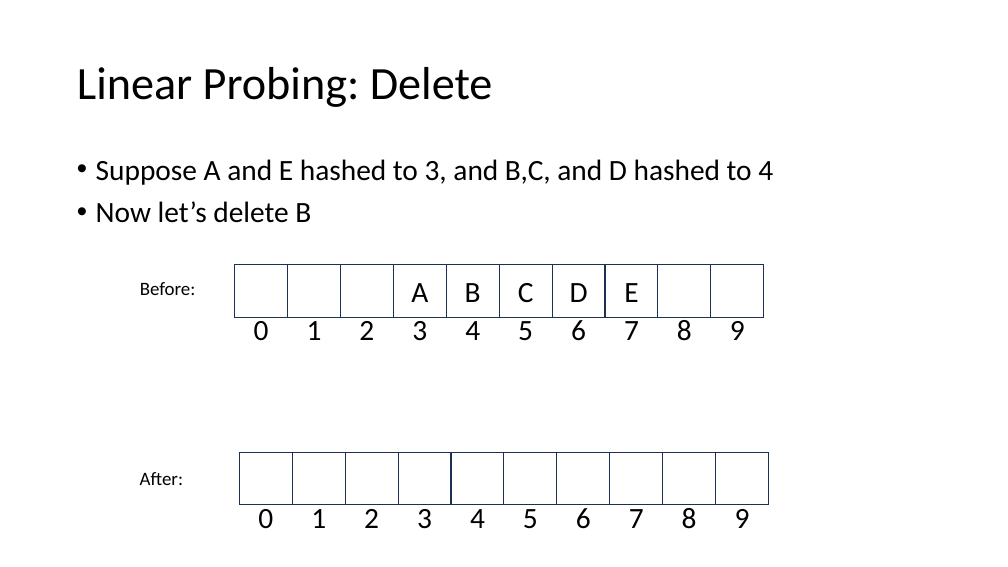
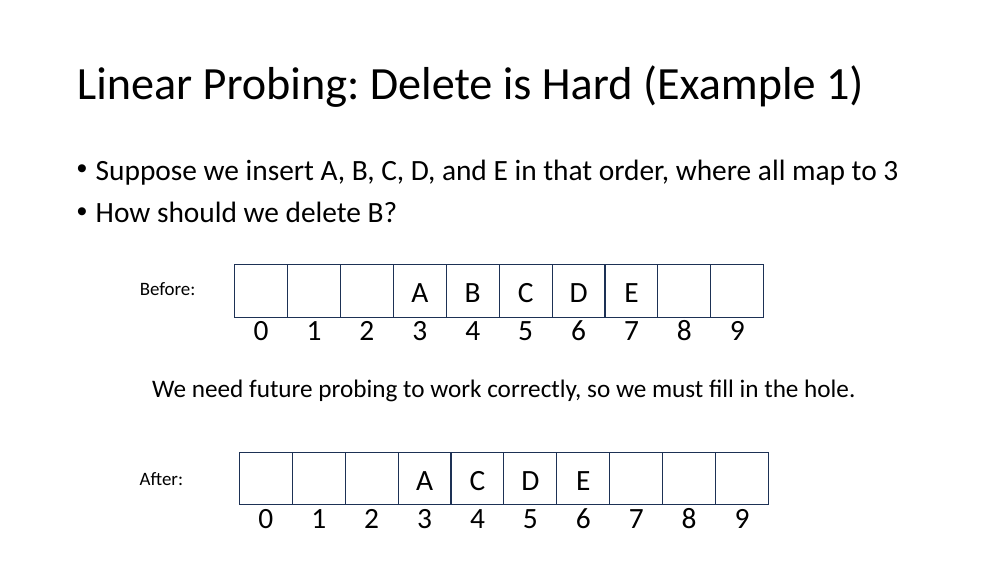
Before and after one commit to natebrunelle/cse332, a slide deck: slide 22 of demo_site/files/slides/lecture11_hashtables2_inka.pptx (slide 26 before the commit). Drawn at 1008x567 pixels with LibreOffice and Linux fonts; fonts in the diff are those of the drawing. Boxes give left, top, right and bottom in pixels: in the first picture for what was removed or moved away, otherwise in the second. Text is boxed around its words. In the diff, an @@ line names an element or a change of style, - is before the commit and + after.

```diff
--- a/demo_site/files/slides/lecture11_hashtables2_inka.pptx
+++ b/demo_site/files/slides/lecture11_hashtables2_inka.pptx
@@ title at (77, 65, 863, 107): text changed @@
-Linear Probing: Delete
+Linear Probing: Delete is Hard (Example 1)
@@ text removed at (96, 159, 773, 223) @@
-• Suppose A and E hashed to 3, and B,C, and D hashed to 4
-• Now let’s delete B
@@ text added at (96, 159, 898, 223), 28 pt, text #000000 @@
+• Suppose we insert A, B, C, D, and E in that order, where all map to 3
+• How should we delete B?
@@ text added at (152, 379, 855, 402), 24 pt, text #000000 @@
+We need future probing to work correctly, so we must fill in the hole.
@@ text in rectangle at (416, 471, 433, 490): text added @@
+A
@@ text in rectangle at (470, 471, 486, 491): text added @@
+C
@@ text in rectangle at (521, 471, 539, 490): text added @@
+D
@@ text in rectangle at (576, 471, 590, 490): text added @@
+E
```
Also in this commit, not shown: 24 other slides changed, 2 slides added, 6 slides removed, 9 other files.
